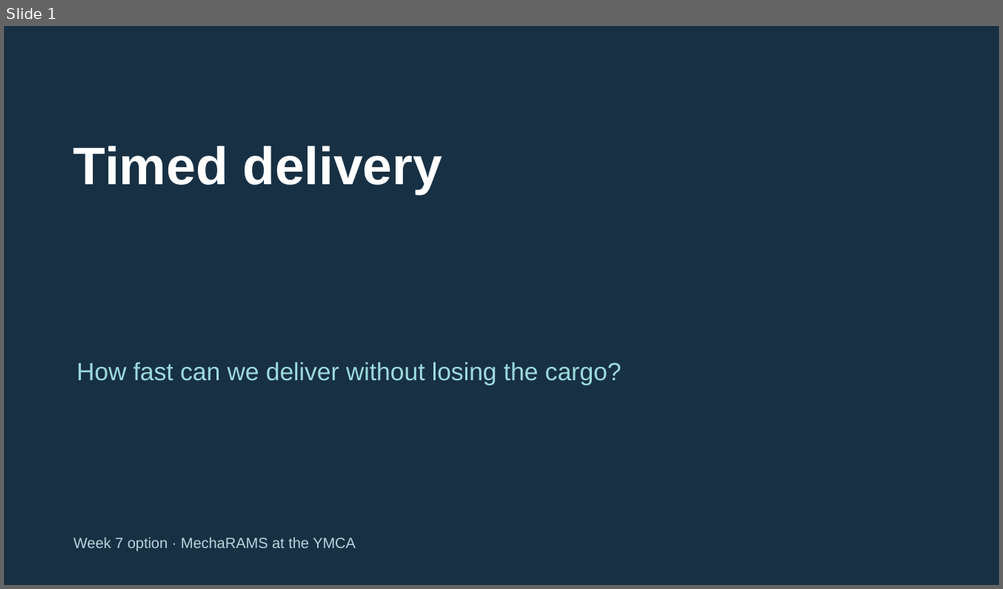
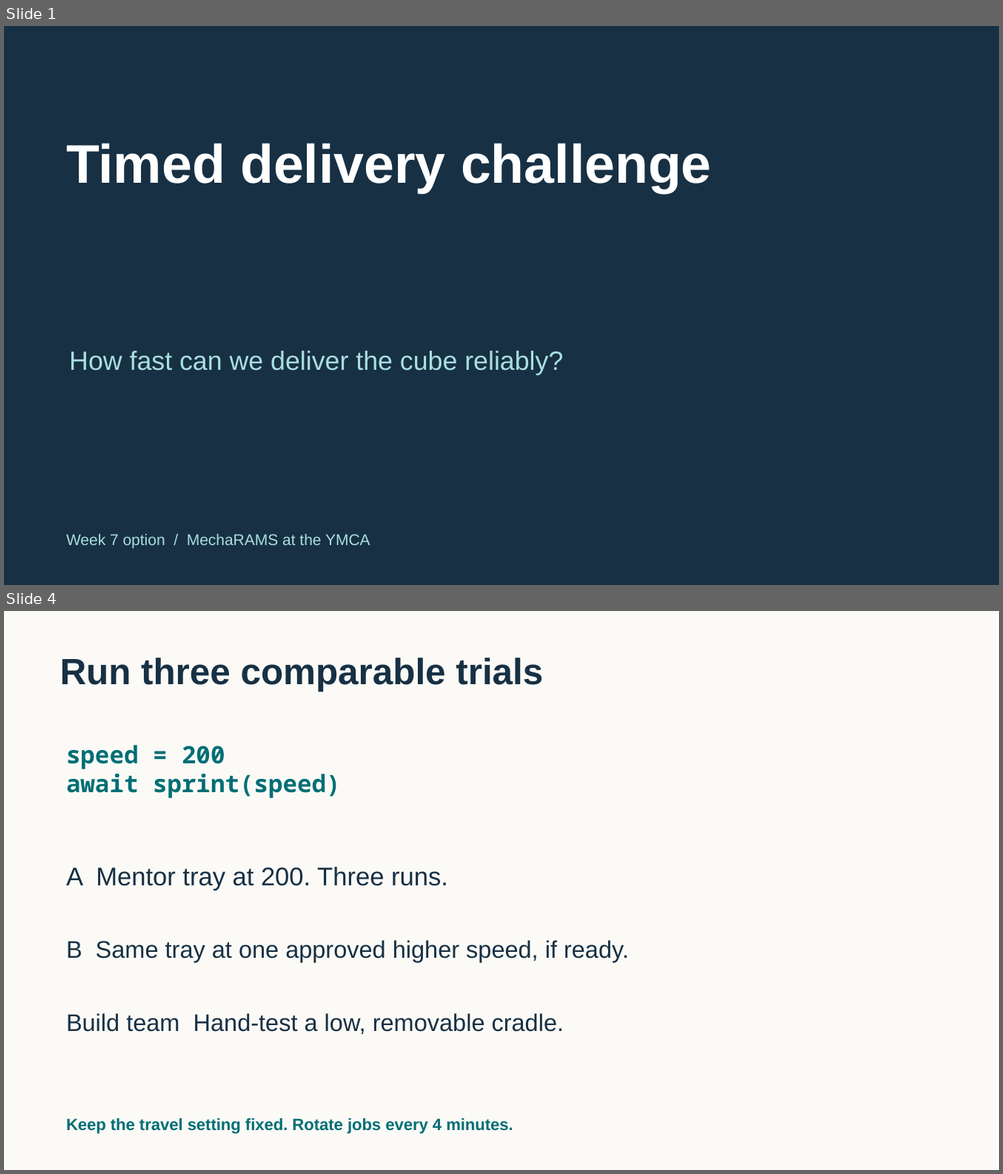
Before and after one commit to FRC999/YMCA-SPIKE-education, a slide deck: 03_Presentations/W07_speed_trial.pptx. Shown one above the other, each under a label of ours: slide 1 before the commit, slides 1 and 4 after it; the slides between them are not shown. The pictures are 1003x589 and 1003x1174 pixels, drawn with LibreOffice and Linux fonts; fonts in the diff are those of the drawing. Boxes give left, top, right and bottom in pixels: in the first picture for what was removed or moved away, otherwise in the second. Text is boxed around its words. In the diff, an @@ line names an element or a change of style, - is before the commit and + after.

Commit message:
Teach Week 7 timed delivery on the printed course

```diff
--- a/03_Presentations/W07_speed_trial.pptx
+++ b/03_Presentations/W07_speed_trial.pptx
@@ slide 4 added at (x1=4, y1=611, x2=999, y2=1170), background #FBFAF6 @@
@@ text added at (x1=60, y1=658, x2=543, y2=692), 35.2 pt, text #173044, bold @@
+Run three comparable trials
@@ text added at (x1=66, y1=745, x2=340, y2=798), 23.2 pt, text #006E75, bold @@
+speed = 200
+await sprint(speed)
@@ text added at (x1=66, y1=867, x2=448, y2=891), 24.8 pt, text #173044 @@
+A Mentor tray at 200. Three runs.
@@ text added at (x1=66, y1=940, x2=629, y2=963), 23.2 pt, text #173044 @@
+B Same tray at one approved higher speed, if ready.
@@ text added at (x1=66, y1=1014, x2=563, y2=1034), 23.2 pt, text #173044 @@
+Build team Hand-test a low, removable cradle.
@@ text added at (x1=66, y1=1119, x2=512, y2=1134), 15.8 pt, text #006E75, bold @@
+Keep the travel setting fixed. Rotate jobs every 4 minutes.
@@ slide 1 changed as well @@
@@ text at (x1=66, y1=143, x2=711, y2=193): text changed; size 51 to 52.5 pt @@
-Timed delivery
+Timed delivery challenge
@@ text at (x1=69, y1=351, x2=563, y2=375): text changed; size 24 to 25.5 pt; text colour #9DDADD to #A9DFDF @@
-How fast can we deliver without losing the cargo?
+How fast can we deliver the cube reliably?
@@ text at (x1=66, y1=534, x2=370, y2=548): text changed; size 14.2 to 15 pt; text colour #B9D4DC to #A9DFDF @@
-Week 7 option · MechaRAMS at the YMCA
+Week 7 option / MechaRAMS at the YMCA
```
Also in this commit, not shown: 1 other slide changed, 3 other slides added, 4 slides removed, 8 other files.
